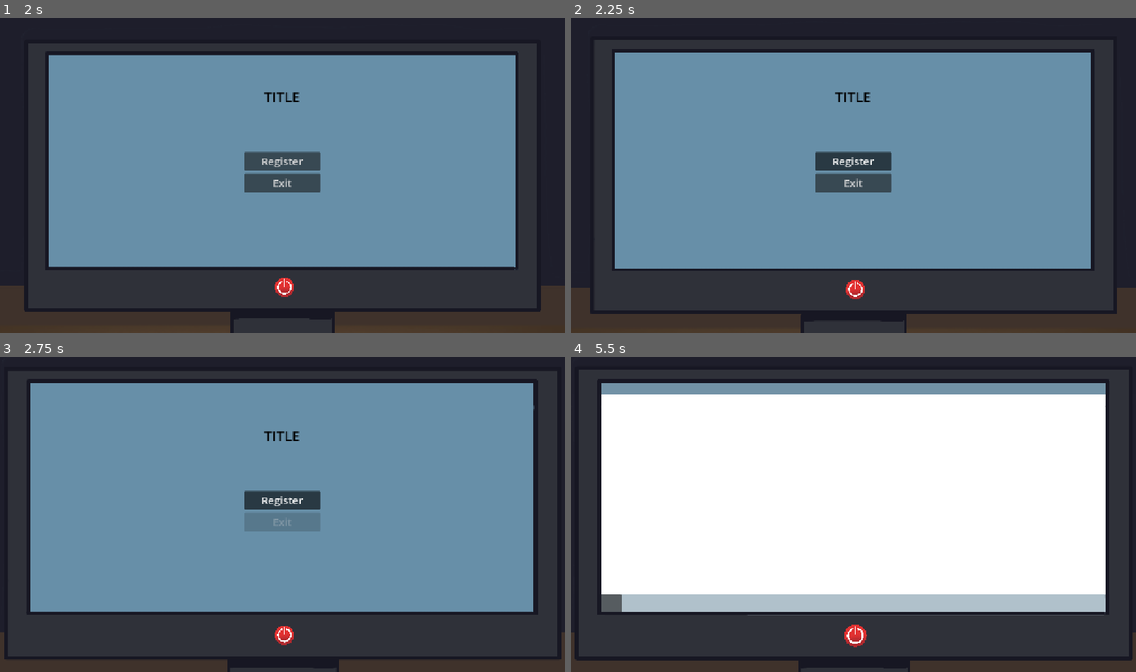
Above: before the commit, frames 1-4 (two rows, left to right).
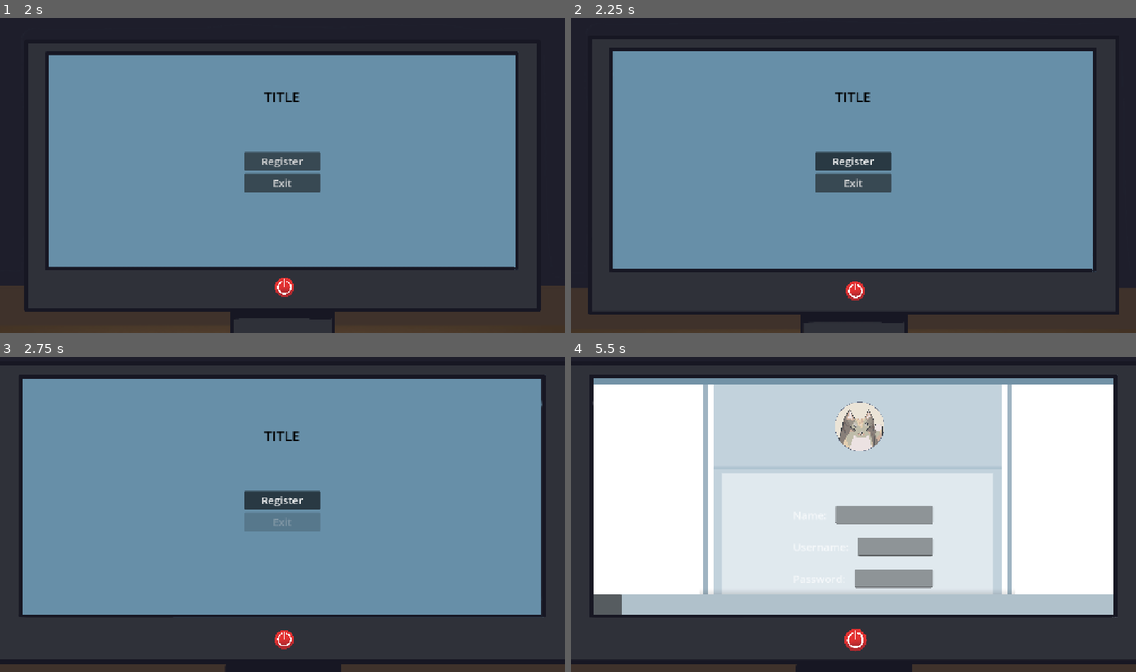
Above: after the commit, the same moments.

Repository: ArtyomDevGames/Brackeys_GJ
Game: Godot game, scene res://Game/Main/Scenes/main_menu.tscn
The game is run twice, just before and just after one commit, with the same random seed, the same clock (stepped at 60 frames per second) and the same inputs.
Inputs (mouse positions are in pixels of both pictures, inside the frame that each line leads up to; where the layout moved, square brackets give the same spot in the first picture):
- Up to frame 1 (2 s): click (282, 285) at 0.5 s; click (33, 270) at 1.25 s
- Up to frame 2 (2.25 s): click "Register" at 2 s
- Up to frame 3 (2.75 s): no input
- Up to frame 4 (5.5 s): click (853, 640) [853, 634] at 2.75 s; click (604, 609) at 3.5 s; click (853, 640) [853, 634] at 4.25 s; click (853, 640) [853, 634] at 5 s

Frame 1 is identical in both runs. In frame 2, 3.3% of the frame differs, in the area x 3-97%, y 6-100%; in frame 3, 12%; in frame 4, 47%, in the area x 0-100%, y 3-100%.

Commit message:
Monitor fixes; Registration menu added
Animations and minimum functionality for Registration

Diff:
--- a/game/Game/Main/Scenes/pause.tscn
+++ b/game/Game/Main/Scenes/pause.tscn
@@ -135,7 +135,7 @@
 tracks/10/type = "value"
 tracks/10/imported = false
 tracks/10/enabled = true
-tracks/10/path = NodePath("ColorRect:material:shader_parameter/blur")
+tracks/10/path = NodePath("Blur:material:shader_parameter/blur")
 tracks/10/interp = 1
 tracks/10/loop_wrap = true
 tracks/10/keys = {
@@ -343,7 +343,7 @@
 tracks/10/type = "value"
 tracks/10/imported = false
 tracks/10/enabled = true
-tracks/10/path = NodePath("ColorRect:material:shader_parameter/blur")
+tracks/10/path = NodePath("Blur:material:shader_parameter/blur")
 tracks/10/interp = 1
 tracks/10/loop_wrap = true
 tracks/10/keys = {
@@ -537,7 +537,8 @@
 script = ExtResource("1_kwhm3")
 group = ExtResource("2_o4apy")
 
-[node name="ColorRect" type="ColorRect" parent="." unique_id=316679465]
+[node name="Blur" type="ColorRect" parent="." unique_id=316679465]
+visible = false
 material = SubResource("ShaderMaterial_g4v7s")
 anchors_preset = 15
 anchor_right = 1.0
--- a/game/Game/Main/Scenes/registration.tscn
+++ b/game/Game/Main/Scenes/registration.tscn
@@ -1,10 +1,175 @@
 [gd_scene format=3 uid="uid://b1hsf0u1vwvqb"]
 
+[ext_resource type="PackedScene" uid="uid://ceqpcqdialil7" path="res://Game/UI/Scenes/icon_frame.tscn" id="1_1yo7q"]
+[ext_resource type="Script" uid="uid://bloywjulrcxrl" path="res://Game/Main/Scripts/registration.gd" id="1_brqll"]
+[ext_resource type="PackedScene" uid="uid://8rndrao5eeai" path="res://Game/UI/Scenes/custom_button.tscn" id="1_jk18y"]
+
+[sub_resource type="StyleBoxFlat" id="StyleBoxFlat_yf5fn"]
+bg_color = Color(0.6, 0.6, 0.6, 0)
+border_width_left = 10
+border_width_right = 10
+border_color = Color(0.44705883, 0.57254905, 0.6509804, 1)
+
+[sub_resource type="StyleBoxFlat" id="StyleBoxFlat_g4v7s"]
+bg_color = Color(0.81960785, 0.87058824, 0.9019608, 1)
+border_width_left = 20
+border_width_top = 15
+border_width_right = 20
+border_width_bottom = 15
+border_color = Color(0.6509804, 0.7411765, 0.8, 1)
+corner_radius_bottom_right = 5
+corner_radius_bottom_left = 5
+
+[sub_resource type="StyleBoxFlat" id="StyleBoxFlat_jk18y"]
+bg_color = Color(0.6509804, 0.7411765, 0.8, 1)
+
+[sub_resource type="Animation" id="Animation_jk18y"]
+length = 0.001
+tracks/0/type = "value"
+tracks/0/imported = false
+tracks/0/enabled = true
+tracks/0/path = NodePath("ScrollContainer:modulate")
+tracks/0/interp = 1
+tracks/0/loop_wrap = true
+tracks/0/keys = {
+"times": PackedFloat32Array(0),
+"transitions": PackedFloat32Array(1),
+"update": 0,
+"values": [Color(1, 1, 1, 0)]
+}
+
+[sub_resource type="Animation" id="Animation_brqll"]
+resource_name = "ShowRegistration"
+length = 2.0
+tracks/0/type = "value"
+tracks/0/imported = false
+tracks/0/enabled = true
+tracks/0/path = NodePath("ScrollContainer:modulate")
+tracks/0/interp = 1
+tracks/0/loop_wrap = true
+tracks/0/keys = {
+"times": PackedFloat32Array(0.4, 1.4000001),
+"transitions": PackedFloat32Array(1, 1),
+"update": 0,
+"values": [Color(1, 1, 1, 0), Color(1, 1, 1, 1)]
+}
+
+[sub_resource type="AnimationLibrary" id="AnimationLibrary_05804"]
+_data = {
+&"RESET": SubResource("Animation_jk18y"),
+&"ShowRegistration": SubResource("Animation_brqll")
+}
+
 [node name="Registration" type="CanvasLayer" unique_id=1944704444]
+layer = 35
+script = ExtResource("1_brqll")
 
-[node name="ColorRect" type="ColorRect" parent="." unique_id=1303768010]
-anchors_preset = -1
-anchor_left = 0.228125
-anchor_right = 0.76875
-anchor_bottom = 1.0
-metadata/_edit_use_anchors_ = true
+[node name="ScrollContainer" type="ScrollContainer" parent="." unique_id=1087151481]
+modulate = Color(1, 1, 1, 0)
+offset_left = 292.0
+offset_right = 1006.0
+offset_bottom = 554.0
+follow_focus = true
+vertical_scroll_mode = 3
+scroll_hint_mode = 1
+
+[node name="Control" type="Control" parent="ScrollContainer" unique_id=2102286434]
+custom_minimum_size = Vector2(692, 900)
+layout_mode = 2
+mouse_filter = 2
+
+[node name="BackPanel" type="Panel" parent="ScrollContainer/Control" unique_id=630184495]
+layout_mode = 0
+offset_left = 8.0
+offset_right = 706.0
+offset_bottom = 916.0
+mouse_filter = 2
+theme_override_styles/panel = SubResource("StyleBoxFlat_yf5fn")
+
+[node name="ColorRect" type="Panel" parent="ScrollContainer/Control/BackPanel" unique_id=398110902]
+layout_mode = 0
+offset_left = 22.0
+offset_top = 254.0
+offset_right = 676.0
+offset_bottom = 900.0
+mouse_filter = 2
+theme_override_styles/panel = SubResource("StyleBoxFlat_g4v7s")
+
+[node name="VBoxContainer" type="VBoxContainer" parent="ScrollContainer/Control/BackPanel/ColorRect" unique_id=1143509898]
+layout_mode = 0
+offset_left = 181.0
+offset_top = 90.0
+offset_right = 498.0
+offset_bottom = 475.0
+theme_override_constants/separation = 150
+
+[node name="VBoxContainer" type="VBoxContainer" parent="ScrollContainer/Control/BackPanel/ColorRect/VBoxContainer" unique_id=1634041627]
+layout_mode = 2
+theme_override_constants/separation = 30
+
+[node name="NameContainer" type="HBoxContainer" parent="ScrollContainer/Control/BackPanel/ColorRect/VBoxContainer/VBoxContainer" unique_id=93114081]
+layout_mode = 2
+theme_override_constants/separation = 15
+
+[node name="Label" type="Label" parent="ScrollContainer/Control/BackPanel/ColorRect/VBoxContainer/VBoxContainer/NameContainer" unique_id=1776320015]
+layout_mode = 2
+theme_override_font_sizes/font_size = 24
+text = "Name: "
+
+[node name="NameLine" type="LineEdit" parent="ScrollContainer/Control/BackPanel/ColorRect/VBoxContainer/VBoxContainer/NameContainer" unique_id=1444954017]
+layout_mode = 2
+size_flags_horizontal = 3
+theme_override_font_sizes/font_size = 24
+
+[node name="UsernameContainer" type="HBoxContainer" parent="ScrollContainer/Control/BackPanel/ColorRect/VBoxContainer/VBoxContainer" unique_id=1325621820]
+layout_mode = 2
+theme_override_constants/separation = 15
+
+[node name="Label" type="Label" parent="ScrollContainer/Control/BackPanel/ColorRect/VBoxContainer/VBoxContainer/UsernameContainer" unique_id=1432483072]
+layout_mode = 2
+theme_override_font_sizes/font_size = 24
+text = "Username: "
+
+[node name="UsernameLine" type="LineEdit" parent="ScrollContainer/Control/BackPanel/ColorRect/VBoxContainer/VBoxContainer/UsernameContainer" unique_id=778117991]
+layout_mode = 2
+size_flags_horizontal = 3
+theme_override_font_sizes/font_size = 24
+
+[node name="PasswordContainer" type="HBoxContainer" parent="ScrollContainer/Control/BackPanel/ColorRect/VBoxContainer/VBoxContainer" unique_id=519887838]
+layout_mode = 2
+theme_override_constants/separation = 15
+
+[node name="Label" type="Label" parent="ScrollContainer/Control/BackPanel/ColorRect/VBoxContainer/VBoxContainer/PasswordContainer" unique_id=879656977]
+layout_mode = 2
+theme_override_font_sizes/font_size = 24
+text = "Password: "
+
+[node name="PasswordLine" type="LineEdit" parent="ScrollContainer/Control/BackPanel/ColorRect/VBoxContainer/VBoxContainer/PasswordContainer" unique_id=1557999562]
+layout_mode = 2
+size_flags_horizontal = 3
+theme_override_font_sizes/font_size = 24
+secret = true
+
+[node name="CustomButton" parent="ScrollContainer/Control/BackPanel/ColorRect/VBoxContainer" unique_id=1194507549 instance=ExtResource("1_jk18y")]
+layout_mode = 2
+size_flags_vertical = 3
+button_name = "ContinueButton"
+button_text = "Continue"
+
+[node name="ColorRect2" type="Panel" parent="ScrollContainer/Control/BackPanel" unique_id=109517695]
+layout_mode = 0
+offset_left = 22.0
+offset_right = 676.0
+offset_bottom = 261.0
+mouse_filter = 2
+theme_override_styles/panel = SubResource("StyleBoxFlat_jk18y")
+
+[node name="IconFrame" parent="ScrollContainer/Control/BackPanel/ColorRect2" unique_id=727484853 instance=ExtResource("1_1yo7q")]
+texture_filter = 2
+position = Vector2(332, 169.00002)
+scale = Vector2(0.11117553, 0.11117553)
+
+[node name="AnimationPlayer" type="AnimationPlayer" parent="." unique_id=950181109]
+libraries/ = SubResource("AnimationLibrary_05804")
+
+[connection signal="pressed" from="ScrollContainer/Control/BackPanel/ColorRect/VBoxContainer/CustomButton" to="." method="_on_custom_button_pressed"]
--- a/game/Game/Main/Scripts/main_menu.gd
+++ b/game/Game/Main/Scripts/main_menu.gd
@@ -12,6 +12,7 @@
 func button_pressed() -> void:
 	var button = group.get_pressed_button()
 
+	# Штуку для кнопки старт можно было бы вынести в отдельную функцию, но она используется только один раз по сути, поэтому ну нафиг
 	if button.button_name == "StartButton":
 		NoTouchRect.visible = true
 		Monitor.expand_monitor()
@@ -21,5 +22,6 @@
 		await animation_player.animation_finished
 		$Background.visible = false
 		NoTouchRect.visible = false
+		get_tree().change_scene_to_file("res://Game/Main/Scenes/registration.tscn")
 	elif button.button_name == "ExitButton":
 		get_tree().quit()
--- a/game/Game/Main/Scripts/pause.gd
+++ b/game/Game/Main/Scripts/pause.gd
@@ -2,6 +2,7 @@
 
 @export var group : ButtonGroup
 @onready var animation_player: AnimationPlayer = $AnimationPlayer
+@onready var blur: ColorRect = $Blur
 
 
 func _ready() -> void:
@@ -10,11 +11,14 @@
 func button_pressed() -> void:
 	var button = group.get_pressed_button()
 
-	if button.button_name == "ContinueButton": animation_player.play_backwards("ShowPause")
+	if button.button_name == "ContinueButton": hide_pause()
 	elif button.button_name == "SettingsButton": show_settings()
 	elif button.button_name == "BackButton": hide_settings()
 
+# Анимации появления / скрытия меню
+# Пауза
 func show_pause() -> bool:
+	blur.visible = true
 	visible = true
 	NoTouchRect.visible = true
 	animation_player.play("ShowPause")
@@ -27,9 +31,11 @@
 	animation_player.play_backwards("ShowPause")
 	await animation_player.animation_finished
 	NoTouchRect.visible = false
+	blur.visible = false
 	visible = false
 	return true
 
+# Настройки
 func show_settings() -> bool:
 	NoTouchRect.visible = true
 	animation_player.play("ShowSettings")
--- /dev/null
+++ b/game/Game/Main/Scripts/registration.gd
@@ -0,0 +1,27 @@
+extends CanvasLayer
+
+@onready var animation_player: AnimationPlayer = $AnimationPlayer
+
+
+func _ready() -> void:
+	show_registration()
+
+
+func _on_custom_button_pressed() -> void:
+	await hide_registration()
+	print("Идём в выбор уровня")
+
+
+# Анимации появления / скрытия меню
+func show_registration():
+	NoTouchRect.visible = true
+	animation_player.play("ShowRegistration")
+	await animation_player.animation_finished
+	NoTouchRect.visible = false
+
+func hide_registration() -> bool:
+	NoTouchRect.visible = true
+	animation_player.play_backwards("ShowRegistration")
+	await animation_player.animation_finished
+	NoTouchRect.visible = false
+	return true
--- a/game/Game/Other/Scripts/global.gd
+++ b/game/Game/Other/Scripts/global.gd
@@ -1,3 +1,5 @@
 extends Node
 
 var is_paused = false
+
+var Player_name = "User"
--- a/game/Game/UI/Scenes/browser_panel.tscn
+++ b/game/Game/UI/Scenes/browser_panel.tscn
@@ -5,5 +5,5 @@
 
 [node name="ColorRect" type="ColorRect" parent="." unique_id=1038133545]
 offset_right = 1280.0
-offset_bottom = 93.0
+offset_bottom = 70.0
 color = Color(0.44849998, 0.5727583, 0.65, 1)
--- a/game/Game/UI/Scenes/monitor.tscn
+++ b/game/Game/UI/Scenes/monitor.tscn
@@ -68,7 +68,7 @@
 "times": PackedFloat32Array(0, 1),
 "transitions": PackedFloat32Array(1, 1),
 "update": 0,
-"values": [Vector2(0.3935978, 0.39359787), Vector2(0.44, 0.44)]
+"values": [Vector2(0.3935978, 0.39359787), Vector2(0.46, 0.46)]
 }
 tracks/1/type = "value"
 tracks/1/imported = false
@@ -80,7 +80,7 @@
 "times": PackedFloat32Array(0, 1),
 "transitions": PackedFloat32Array(1, 1),
 "update": 0,
-"values": [Vector2(618, 590), Vector2(618, 620)]
+"values": [Vector2(618, 590), Vector2(618, 635)]
 }
 
 [sub_resource type="Animation" id="Animation_dxfqe"]
--- a/game/Game/UI/Scripts/monitor.gd
+++ b/game/Game/UI/Scripts/monitor.gd
@@ -22,16 +22,13 @@
 
 
 func _on_button_pressed() -> void:
-	print("Жмак")
 	if is_screen_on == false:
 		screen_animation.play("TurnOn")
 		await screen_animation.animation_finished
-		print("Включили")
 		screen.visible = false
 		is_screen_on = true
 	else:
 		screen.visible = true
 		screen_animation.play_backwards("TurnOn")
 		await screen_animation.animation_finished
-		print("Выключили")
 		is_screen_on = false
Not shown, added: game/Game/Main/Scripts/registration.gd.uid
